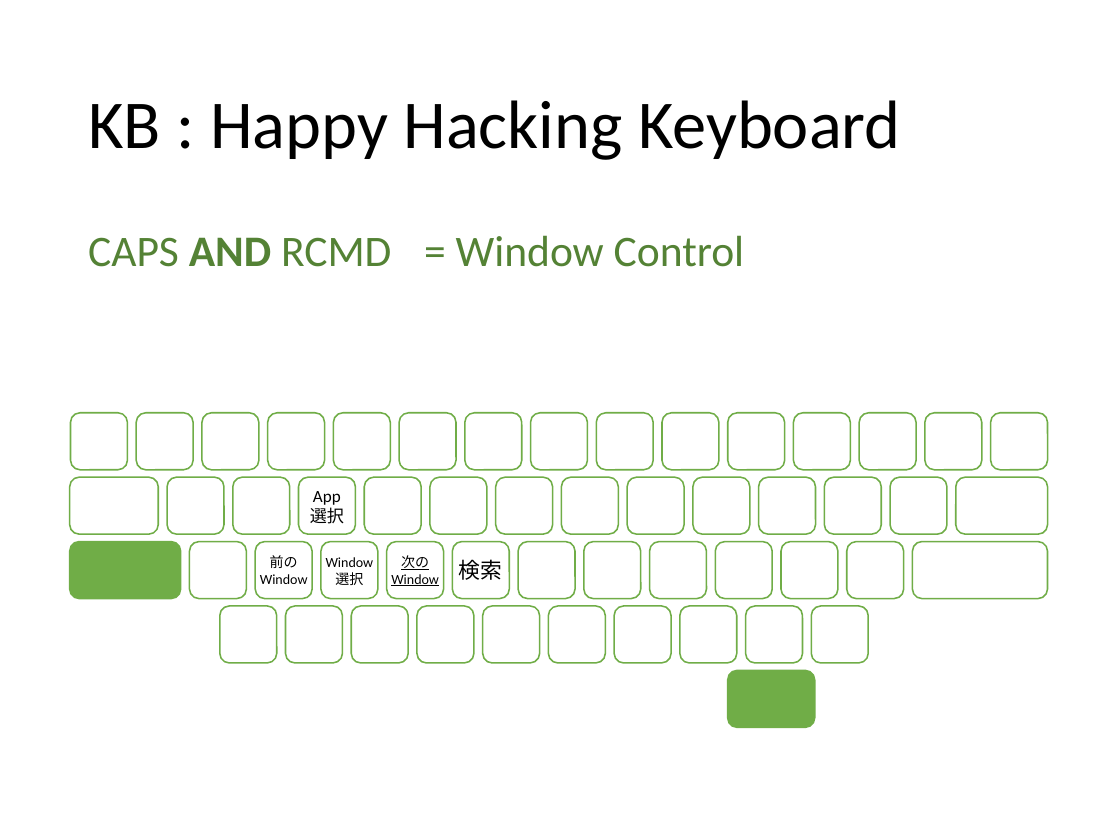
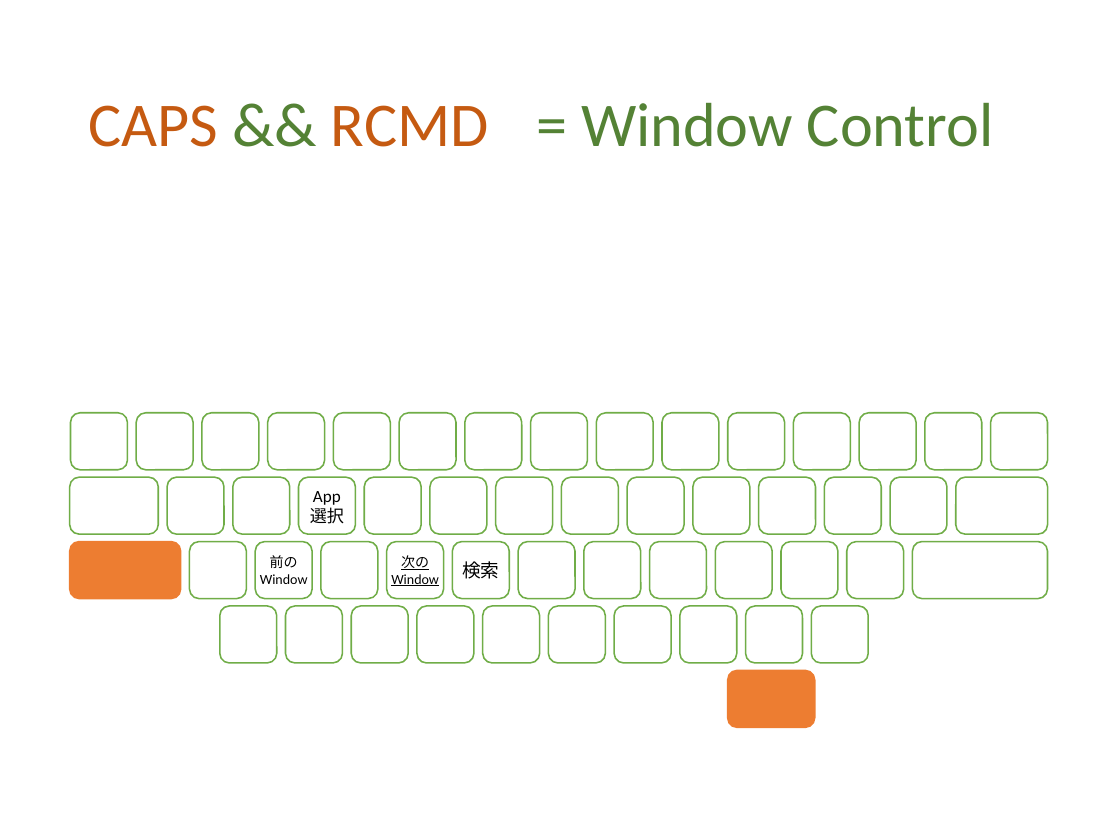
Before and after one commit to ittooo66/myAHK, a slide deck: slide 8 of MANUAL.pptx. Drawn at 1120x840 pixels with LibreOffice and Linux fonts; fonts in the diff are those of the drawing. Boxes give left, top, right and bottom in pixels: in the first picture for what was removed or moved away, otherwise in the second. Text is boxed around its words. In the diff, an @@ line names an element or a change of style, - is before the commit and + after.

```diff
--- a/MANUAL.pptx
+++ b/MANUAL.pptx
@@ title at bbox=[88, 102, 993, 147]: text changed; size 44 to 40 pt; text colour #000000 to #548235 @@
-KB : Happy Hacking Keyboard
+CAPS && RCMD = Window Control
@@ text removed at bbox=[88, 235, 745, 267] @@
-CAPS AND RCMD = Window Control
@@ rounded rectangle at bbox=[69, 542, 180, 599]: fill #70AD47 to #ED7D31; outline #70AD47 1 pt to #ED7D31 1 pt @@
@@ text in rounded rectangle at bbox=[326, 557, 374, 585]: text removed @@
-Window
-選択
@@ rounded rectangle "検索" at bbox=[452, 542, 510, 599]: size 14 to 12 pt @@
@@ rounded rectangle at bbox=[728, 671, 815, 728]: fill #70AD47 to #ED7D31; outline #70AD47 1 pt to #ED7D31 1 pt @@
```
Also in this commit, not shown: 11 other slides changed, 1 slide added.
